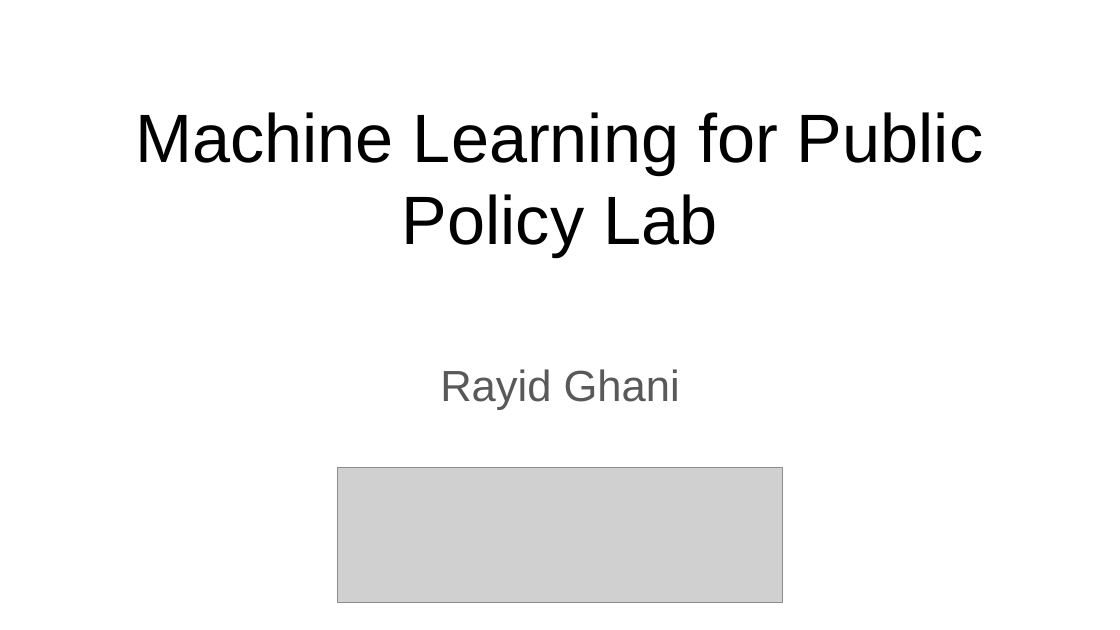
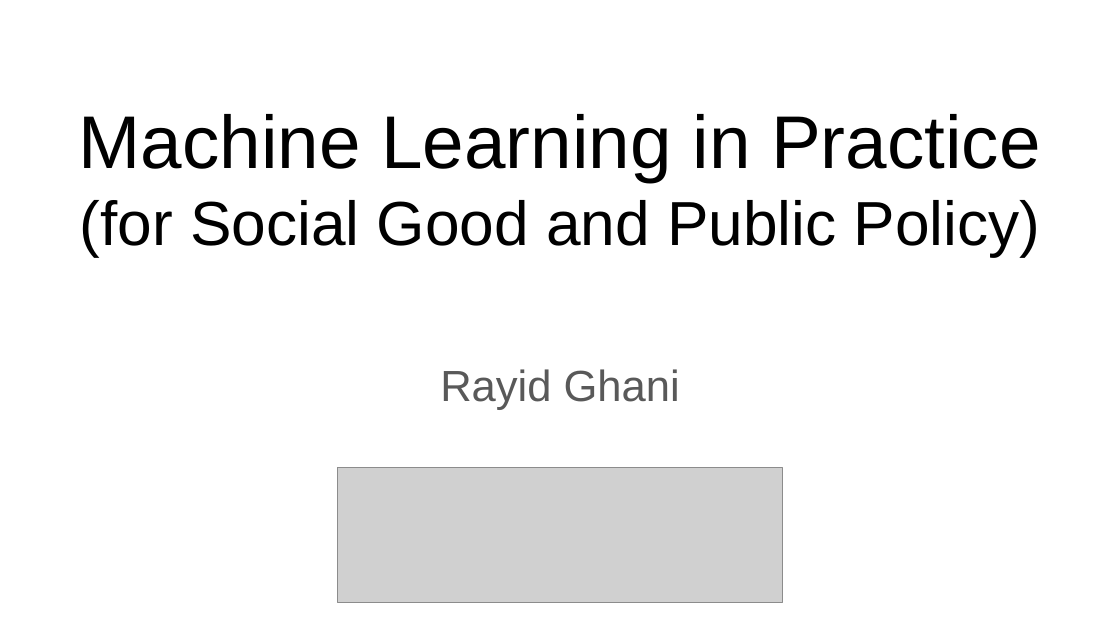
Before and after one commit to dssg/mlforpublicpolicylab, a slide deck: slide 1 of Lectures/01-ClassOverview.pptx. Drawn at 1120x630 pixels with LibreOffice and Linux fonts; fonts in the diff are those of the drawing; grey boxes stand for pictures. Boxes give left, top, right and bottom in pixels: in the first picture for what was removed or moved away, otherwise in the second. Text is boxed around its words. In the diff, an @@ line names an element or a change of style, - is before the commit and + after.

```diff
--- a/Lectures/01-ClassOverview.pptx
+++ b/Lectures/01-ClassOverview.pptx
@@ title at (79, 114, 1041, 257): text changed; size 44 to 40 pt @@
-Machine Learning for Public Policy Lab
+Machine Learning in Practice
+(for Social Good and Public Policy)
```
Also in this commit, not shown: 4 other slides changed, 2 other files.
